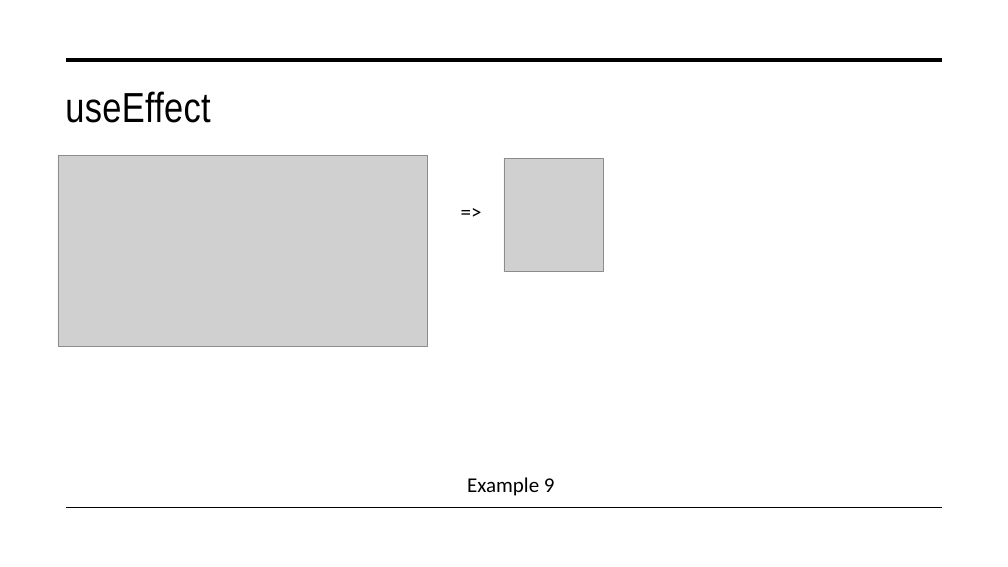
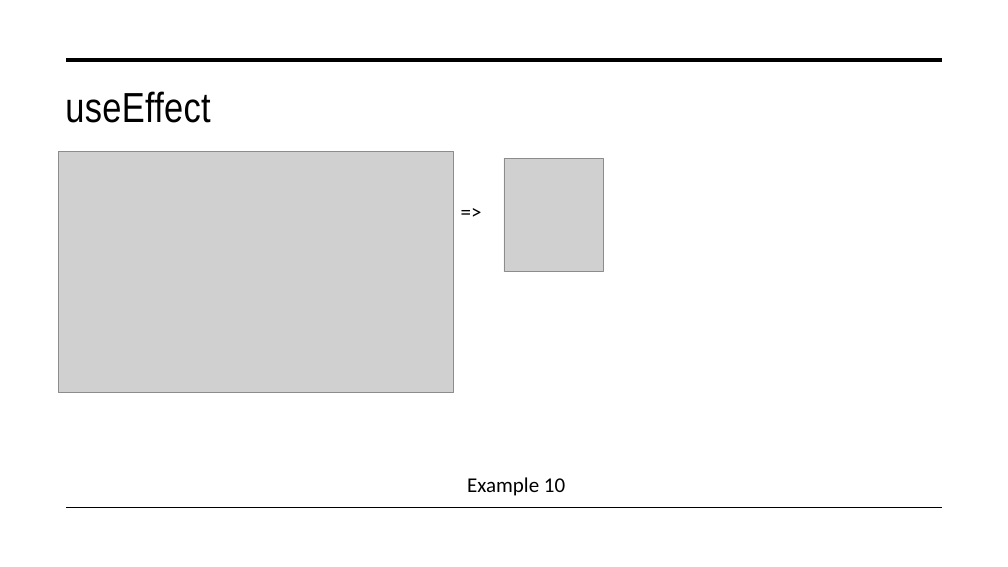
Before and after one commit to tungle251/demo-app, a slide deck: slide 20 of Presentation.pptx (slide 19 before the commit). Drawn at 1008x567 pixels with LibreOffice and Linux fonts; fonts in the diff are those of the drawing; grey boxes stand for pictures. Boxes give left, top, right and bottom in pixels: in the first picture for what was removed or moved away, otherwise in the second. Text is boxed around its words. In the diff, an @@ line names an element or a change of style, - is before the commit and + after.

```diff
--- a/Presentation.pptx
+++ b/Presentation.pptx
@@ picture: place and size @@
-picture at [58, 155, 428, 346]
+picture at [58, 151, 453, 392]
@@ text at [467, 477, 565, 496]: text changed @@
-Example 9
+Example 10
```
Also in this commit, not shown: 5 other slides changed, 4 slides added.
